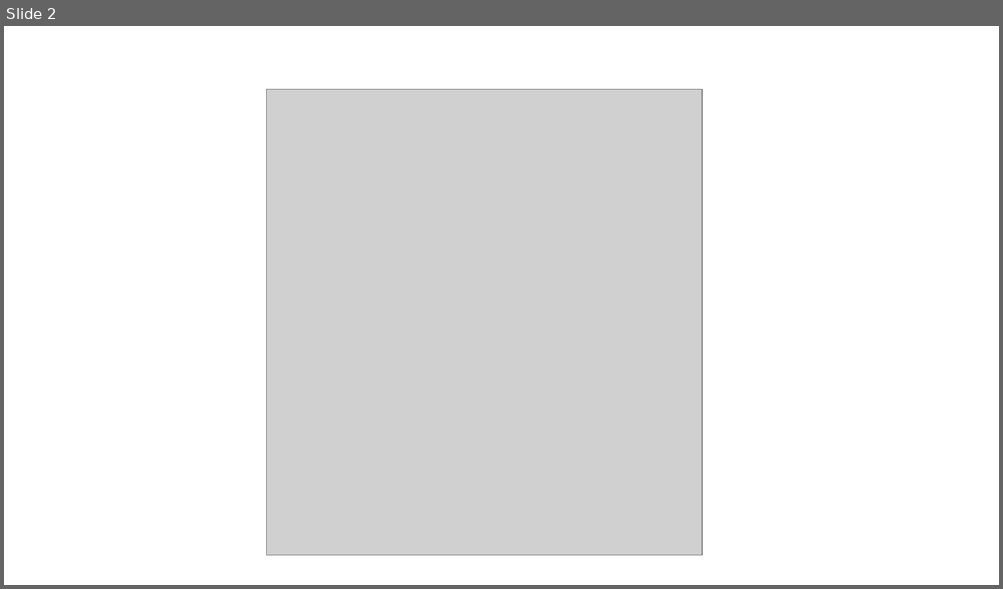
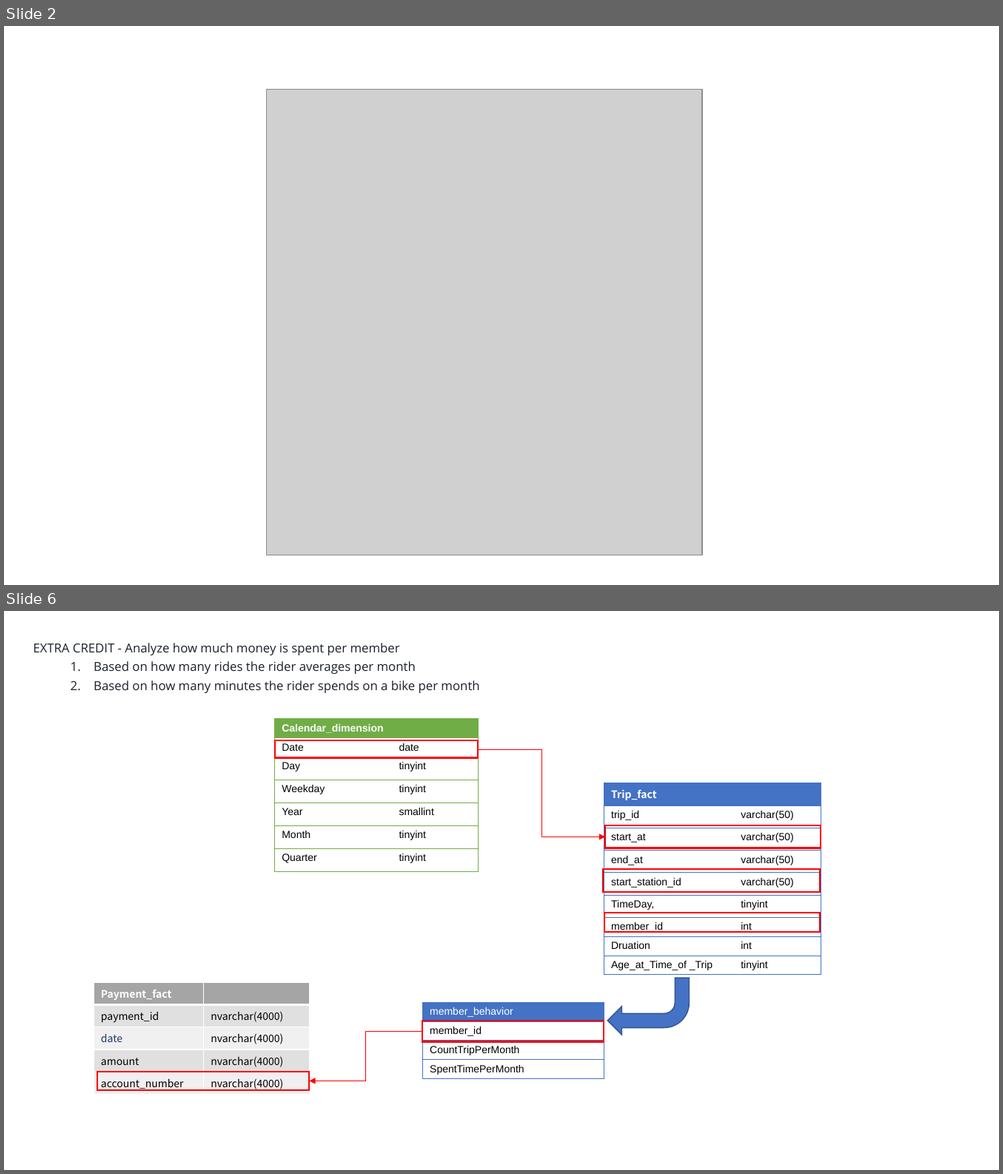
Before and after one commit to fbamuse/Udacity-Data-Engineering-with-Microsoft-Azure, a slide deck: BikeShareDataAnalytics/StarSchemaDesigned .pptx. Shown one above the other, each under a label of ours: slide 2 before the commit, slides 2 and 6 after it; the slides between them are not shown. The pictures are 1003x589 and 1003x1174 pixels, drawn with LibreOffice and Linux fonts; fonts in the diff are those of the drawing; grey boxes stand for pictures. Boxes give left, top, right and bottom in pixels: in the first picture for what was removed or moved away, otherwise in the second. Text is boxed around its words. In the diff, an @@ line names an element or a change of style, - is before the commit and + after.

```diff
--- a/BikeShareDataAnalytics/StarSchemaDesigned .pptx
+++ b/BikeShareDataAnalytics/StarSchemaDesigned .pptx
@@ slide 6 added at <box>4,611,999,1170</box>, background #FFFFFF @@
@@ text added at <box>33,643,479,693</box>, 12 pt, text #1A202C @@
+EXTRA CREDIT - Analyze how much money is spent per member
+  1. Based on how many rides the rider averages per month
+  2. Based on how many minutes the rider spends on a bike per month
@@ table added at <box>274,718,478,873</box>, 7 rows, 2 columns @@
+Calendar_dimension | 
+Date | date
+Day | tinyint
+Weekday | tinyint
+Year | smallint
+Month | tinyint
+Quarter | tinyint
@@ rectangle added at <box>275,741,478,758</box>, outline #FF0000 1.5 pt @@
@@ elbow arrow added from (478, 749) to (606, 837), #FF0000 0.5 pt @@
@@ table added at <box>604,783,821,975</box>, 9 rows, 2 columns @@
+Trip_fact | 
+trip_id | varchar(50)
+start_at | varchar(50)
+end_at | varchar(50)
+start_station_id | varchar(50)
+TimeDay, | tinyint
+member_id | int
+Druation | int
+Age_at_Time_of _Trip | tinyint
@@ rectangle added at <box>606,826,821,849</box>, outline #FF0000 1.5 pt @@
@@ rectangle added at <box>603,869,820,892</box>, outline #FF0000 1.5 pt @@
@@ rectangle added at <box>605,913,820,932</box>, outline #FF0000 1.5 pt @@
@@ table added at <box>94,982,309,1093</box>, 5 rows, 2 columns @@
+Payment_fact | 
+payment_id | nvarchar(4000)
+date | nvarchar(4000)
+amount | nvarchar(4000)
+account_number | nvarchar(4000)
@@ bent arrow added at <box>608,978,689,1035</box>, fill #4472C4, outline #325491 1 pt @@
@@ table added at <box>423,1002,604,1082</box>, 4 rows, 1 columns @@
+member_behavior
+member_id
+CountTripPerMonth
+SpentTimePerMonth
@@ elbow arrow added from (423, 1032) to (309, 1081), #FF0000 0.5 pt @@
@@ rectangle added at <box>423,1022,604,1042</box>, outline #FF0000 1.5 pt @@
@@ rectangle added at <box>97,1072,309,1091</box>, outline #FF0000 1.5 pt @@
```
Also in this commit, not shown: 4 slides changed, 2 other files.
